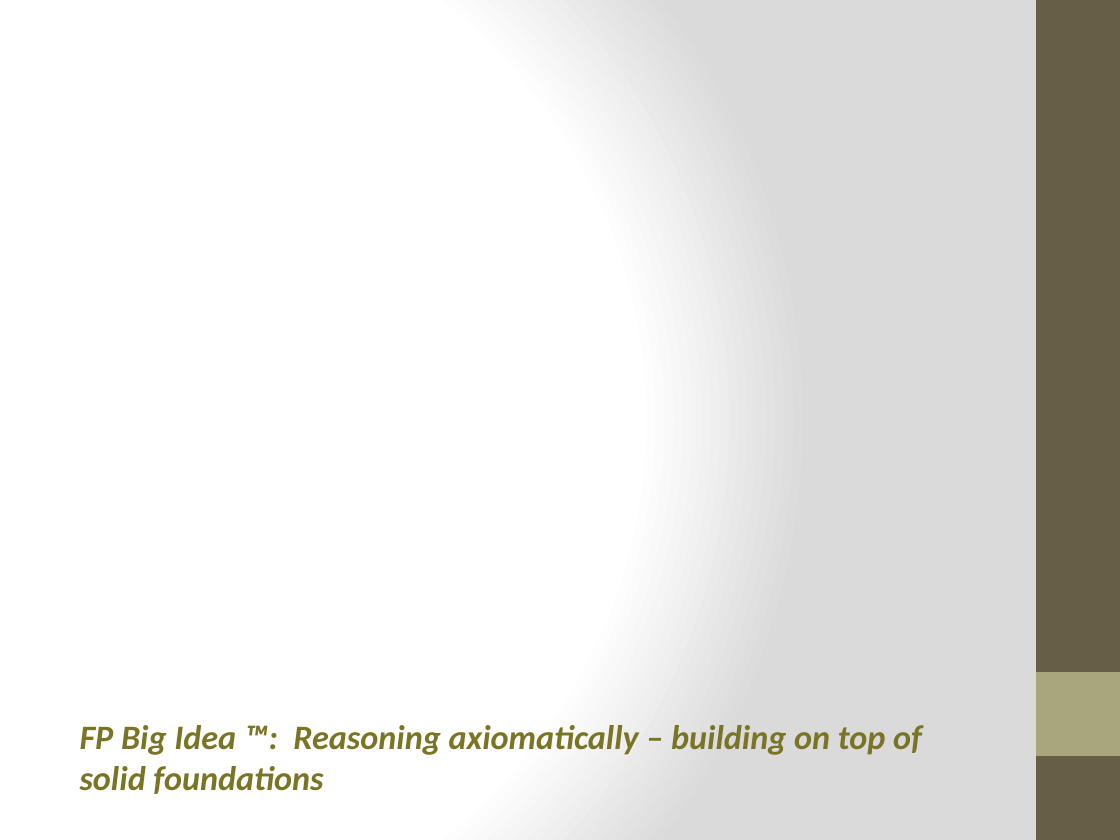
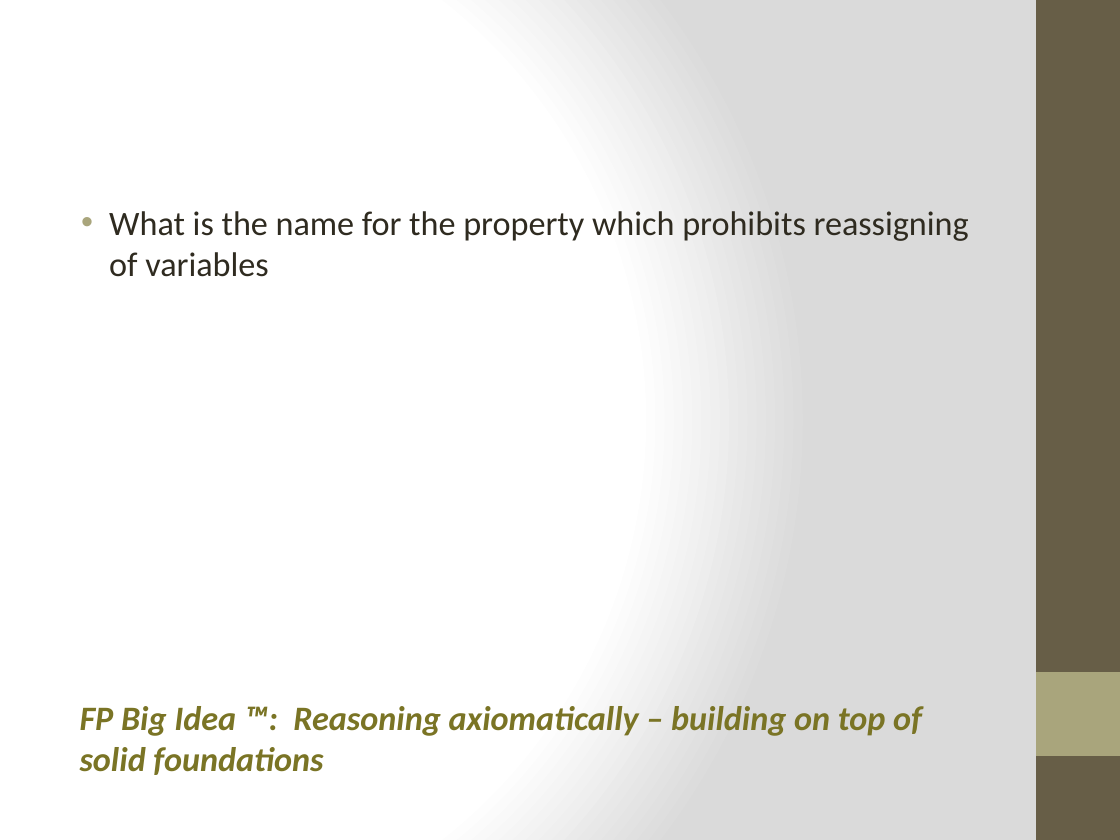
Before and after one commit to bjhartin/FoundationsOfFunctionalProgramming, a slide deck: slide 13 of FoundationsOfFunctionalProgramming.pptx (slide 11 before the commit). Drawn at 1120x840 pixels with LibreOffice and Linux fonts; fonts in the diff are those of the drawing. Boxes give left, top, right and bottom in pixels: in the first picture for what was removed or moved away, otherwise in the second. Text is boxed around its words. In the diff, an @@ line names an element or a change of style, - is before the commit and + after.

```diff
--- a/FoundationsOfFunctionalProgramming.pptx
+++ b/FoundationsOfFunctionalProgramming.pptx
@@ text added at box(109, 211, 969, 277), 22 pt, text #2F2B20 @@
+• What is the name for the property which prohibits reassigning of variables
@@ text "FP Big Idea ™: Reasoning ...": place and size @@
-text "FP Big Idea ™: Reasoning ..." at box(80, 725, 922, 794)
+text "FP Big Idea ™: Reasoning ..." at box(80, 706, 922, 775)
```
Also in this commit, not shown: 8 other slides changed, 9 slides added, 2 slides removed, 5 other files.
